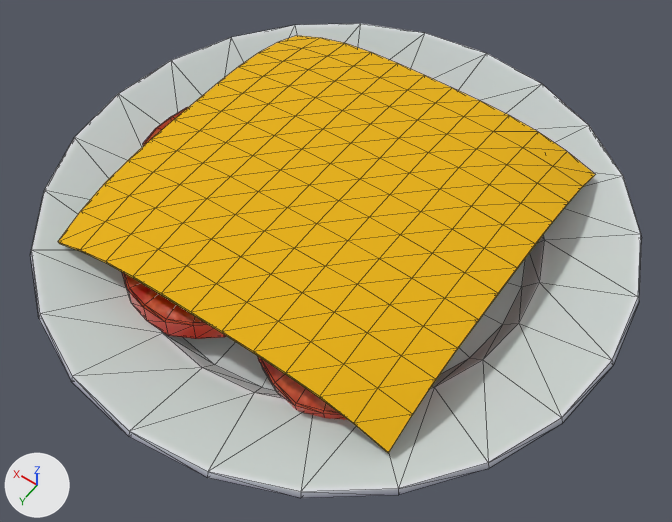
Renders of the glTF model public/kenney_food-kit/cheese-tomato.glb from each side of a commit.
Rendered twice from a 50 mm camera at (-0.885, 1.242, 1.851) aimed at (-0.057, 0.083, 0.029). Arrows for +X, +Y and +Z are at lower left; the lights stay in place. Mesh edges are drawn as thin lines. Where no turn or scale is listed for an object, it has been applied to the vertices.
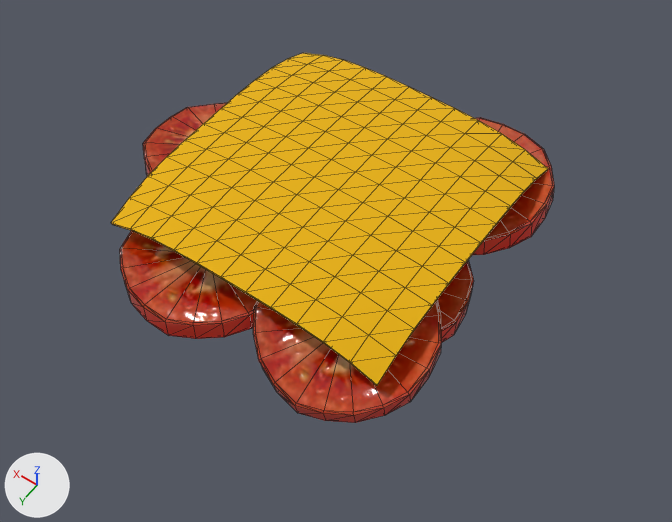
Location of each change, [x1, y1, x2, y2] in pixels of the pictures (672 x 522 px):
'cheese', moved, rescaled, turned: before [58, 36, 595, 453]; after [111, 53, 548, 385]
'Object_5.005', deleted: before [30, 24, 642, 498]
'Object_26.005', unchanged, uncovered by the edit: before [258, 357, 348, 420]; after [253, 300, 441, 423]
'Object_26.001', unchanged, uncovered by the edit: before [122, 272, 227, 339]; after [120, 231, 257, 339]
'Object_26.003', unchanged, uncovered by the edit: after [472, 117, 554, 255]
'Object_26.004', unchanged, uncovered by the edit: before [143, 107, 188, 146]; after [143, 103, 227, 176]

What the commit changed:
Object 'Object_5.005' (ob_object_5_005) is deleted.
Object 'cheese' (ob_cheese) turns from (90, 0, 0) to (0, 0, 0) degrees about x, y and z.
In object 'cheese' (ob_cheese), parent goes from ob_object_5_005 to ob_gltf_scenerootnode.
Object 'cheese' (ob_cheese) moves from (0.000262, 0.271, 0.00212) to (0.000262, 0.00212, -0.149).
Object 'cheese' (ob_cheese) is rescaled from (0.12, 0.12, 0.12) to (0.0958, 0.0958, 0.0958).
